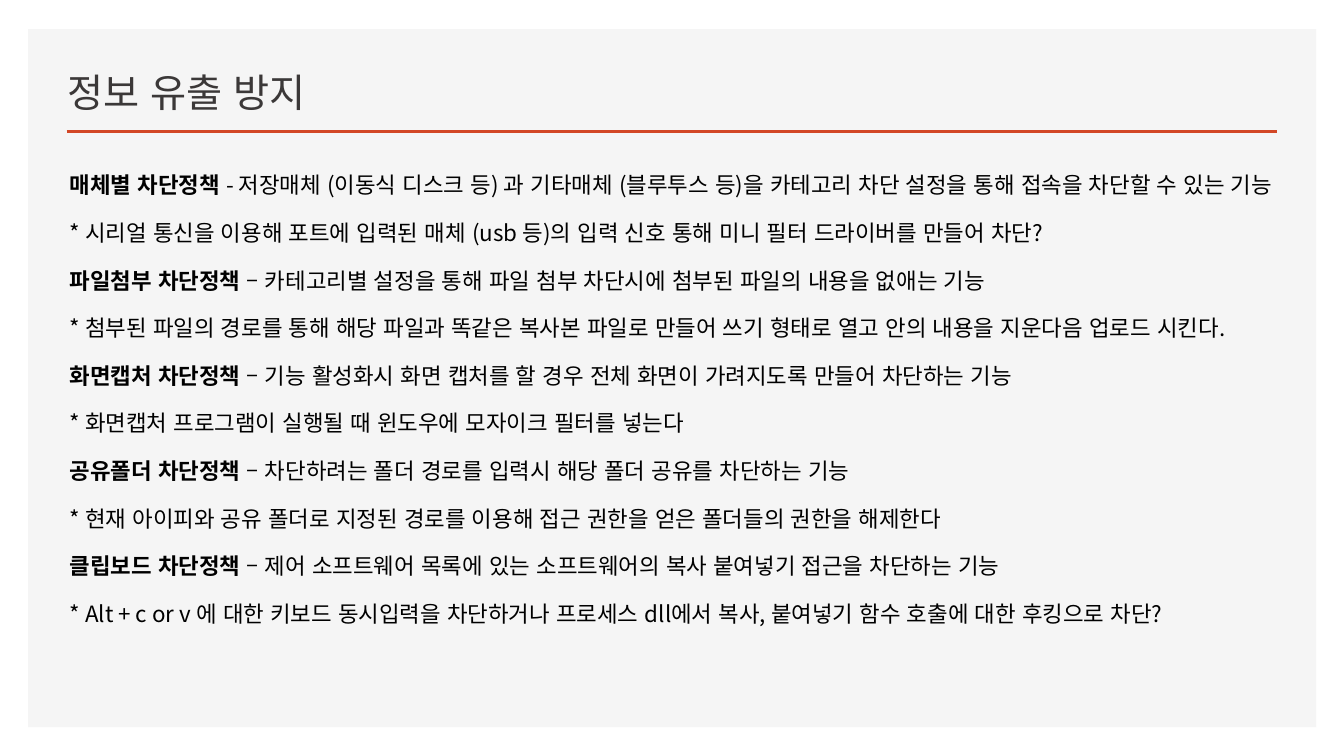
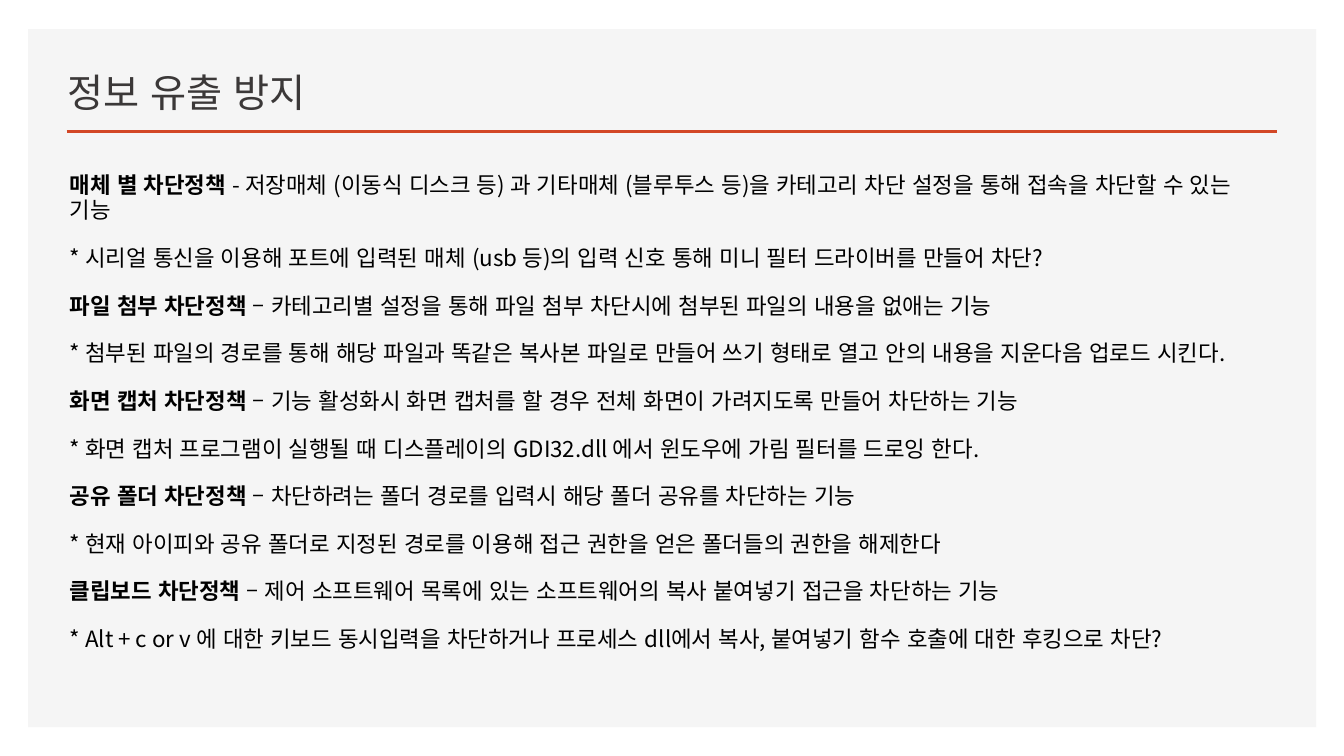
Before and after one commit to wsxc94/DLP-Study, a slide deck: slide 16 of 에이전트발표.pptx (slide 15 before the commit). Drawn at 1344x756 pixels with LibreOffice and Linux fonts; fonts in the diff are those of the drawing. Boxes give left, top, right and bottom in pixels: in the first picture for what was removed or moved away, otherwise in the second. Text is boxed around its words. In the diff, an @@ line names an element or a change of style, - is before the commit and + after.

```diff
--- a/에이전트발표.pptx
+++ b/에이전트발표.pptx
@@ text at (70, 171, 1231, 220): spaces changed @@
-매체별 차단정책 - 저장매체 (이동식 디스크 등) 과 기타매체 (블루투스 등)을 카테고리 차단 설정을 통해 접속을 차단할 수 있는 기능
+매체 별 차단정책 - 저장매체 (이동식 디스크 등) 과 기타매체 (블루투스 등)을 카테고리 차단 설정을 통해 접속을 차단할 수 있는 기능
@@ text at (70, 295, 991, 316): spaces changed @@
-파일첨부 차단정책 – 카테고리별 설정을 통해 파일 첨부 차단시에 첨부된 파일의 내용을 없애는 기능
+파일 첨부 차단정책 – 카테고리별 설정을 통해 파일 첨부 차단시에 첨부된 파일의 내용을 없애는 기능
@@ text at (70, 390, 1018, 506): text changed @@
-화면캡처 차단정책 – 기능 활성화시 화면 캡처를 할 경우 전체 화면이 가려지도록 만들어 차단하는 기능
-* 화면캡처 프로그램이 실행될 때 윈도우에 모자이크 필터를 넣는다
-공유폴더 차단정책 – 차단하려는 폴더 경로를 입력시 해당 폴더 공유를 차단하는 기능
+화면 캡처 차단정책 – 기능 활성화시 화면 캡처를 할 경우 전체 화면이 가려지도록 만들어 차단하는 기능
+* 화면 캡처 프로그램이 실행될 때 디스플레이의 GDI32.dll 에서 윈도우에 가림 필터를 드로잉 한다.
+공유 폴더 차단정책 – 차단하려는 폴더 경로를 입력시 해당 폴더 공유를 차단하는 기능
```
Also in this commit, not shown: 3 other slides changed, 1 slide added, 1 other file.
